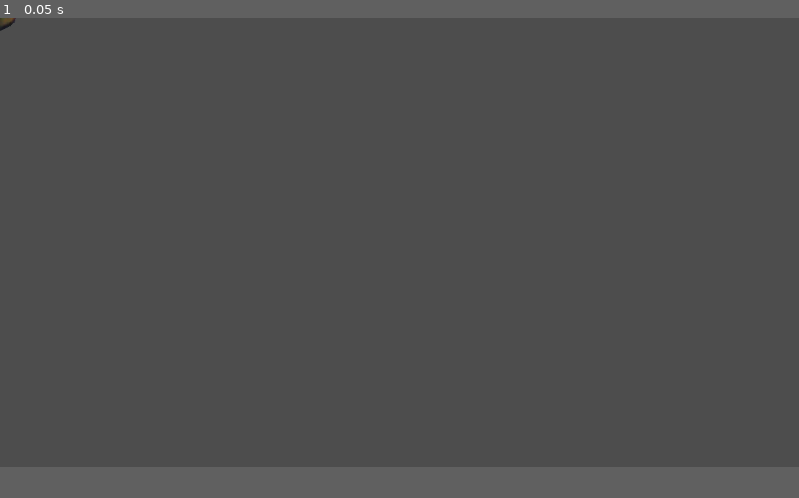
Above: before the commit, frame 1.
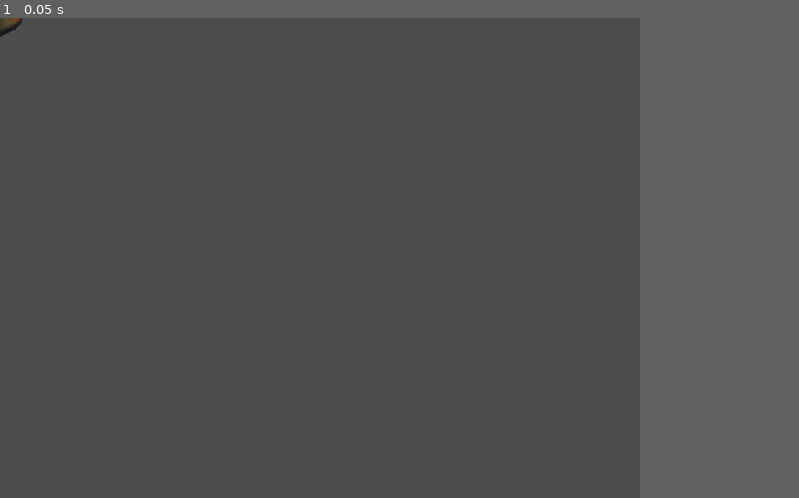
Above: after the commit, the same moment.

Repository: Chad-McThunderCode/mush_for_minijam155
Game: Godot game, scene res://Spore.tscn
Two runs of this game, one before a commit and one after it. Both use one fixed random seed, a clock stepped at 60 frames per second and the inputs below. The project has no main scene, so this scene is started directly.
Inputs:
- Up to frame 1 (0.05 s): no input
In our replay, the window is 799x449 before the commit and 640x480 after it. These sizes can differ from the game's own. Grey fills any space a smaller window leaves; there, only what the larger window draws over its background counts as a difference.

The runs differ from the first frame. In frame 1, less than 0.1% of the frame differs, in the area x 0-3%, y 0-4%.

Commit message:
traits.mutationModifier ALWAYS resets to 0 for no reason. Only key-value pair in dict with this behavior, is not int typed

Diff:
--- a/Spore.tscn
+++ b/Spore.tscn
@@ -18,10 +18,27 @@
 "speed": 5.0
 }]
 
-[node name="Node2D" type="Node2D"]
+[sub_resource type="CircleShape2D" id="CircleShape2D_chqlc"]
+radius = 34.9285
 
-[node name="Traits" type="Node" parent="."]
+[node name="Traits" type="Node2D"]
 script = ExtResource("1_hj3jc")
 
 [node name="AnimatedSprite2D" type="AnimatedSprite2D" parent="."]
 sprite_frames = SubResource("SpriteFrames_om1rm")
+
+[node name="Area2D" type="Area2D" parent="."]
+
+[node name="CollisionShape2D" type="CollisionShape2D" parent="Area2D"]
+shape = SubResource("CircleShape2D_chqlc")
+
+[node name="ItemList" type="ItemList" parent="."]
+visible = false
+offset_right = 200.0
+offset_bottom = 500.0
+size_flags_horizontal = 3
+size_flags_vertical = 3
+
+[connection signal="input_event" from="Area2D" to="." method="onInputEvent"]
+[connection signal="mouse_entered" from="Area2D" to="." method="onInfoDrawRequest"]
+[connection signal="mouse_exited" from="Area2D" to="." method="onMouseLeft"]
--- a/classes/Traits.gd
+++ b/classes/Traits.gd
@@ -1,88 +1,129 @@
 class_name Traits
-extends Node
+extends Node2D
 
-@export var sporeStorage : float
-@export var sporeMass : float
-@export var nutrientNeed : float
-@export var mutationRate : float
-@export var mutationMultiplier : float
-@export var critRate : float # ignores formula, no downside to upside
-@export var bodySize : float
-@export var bodyCount : float
-@export var competitiveness : float
+@export var traits = {
+	"sporeStorage" : 0,
+	"sporeMass" : 0,
+	"nutrientNeed" : 0,
+	"mutationRate" : 0,
+	"mutationMultiplier" : 0,
+	"critRate" : 0,
+	"bodySize" : 0,
+	"bodyCount" : 0,
+	"competitiveness" : 0
+	}
+
 # Called when the node enters the scene tree for the first time.
 func _ready():
-	pass # Replace with function body.
+	updateList()
 
+func sporePrint():
+	print(self)
+	var rounding = 10000
+	print("Spore Storage:", round(traits.sporeStorage*rounding)/rounding)
+	print("Spore Mass:", round(traits.sporeMass*rounding)/rounding)
+	print("Nutrient Need:", round(traits.nutrientNeed*rounding)/rounding)
+	print("Mutation Rate:", round(traits.mutationRate*rounding)/rounding)
+	print("Mutation Multiplier:", round(traits.mutationMultiplier*rounding)/rounding)
+	print("Crit Rate:", round(traits.critRate*rounding)/rounding)
+	print("Body Size:", round(traits.bodySize*rounding)/rounding)
+	print("Body Count:", round(traits.bodyCount*rounding)/rounding)
+	print("Competitiveness", round(traits.competitiveness*rounding)/rounding)
 
 # Called every frame. 'delta' is the elapsed time since the previous frame.
 func _process(delta):
 	pass
 
-func createNew():
-	sporeStorage = lerp(20, 40, randf())
-	sporeMass = lerp(10, 15, randf())
-	nutrientNeed = lerp(10, 15, randf())
-	mutationRate = lerp(0.8, 1.2, randf())
-	mutationMultiplier = lerp(0.5, 1.5, randf())
-	critRate = lerp(5, 10, randf())
-	bodySize = lerp(2, 3, randf())
-	bodyCount = lerp(3, 25/bodySize, randf())
-	competitiveness = lerp(0.5, 1.5, randf())
+func updateList():
+	for c in $ItemList.get_children():
+		$ItemList.remove_child(c)
+		c.queue_free()
+	var pos = 0
+	$ItemList.size.y = 0
+	for t in traits:
+		var text = Label.new()
+		text.text = " " + t + ": " +  str(round(traits[t]*100)/100)
+		text.position.y = pos
+		pos += 32
+		$ItemList.size.y+=32
+		$ItemList.add_child(text)
+	#$ItemList.add_child()
 
-func createFromTraits(traits : Traits) -> void:
-	sporeStorage = traits.sporeStorage
-	sporeMass = traits.sporeMass
-	nutrientNeed = traits.nutrientNeed
-	mutationRate = traits.mutationRate
-	critRate = traits.critRate
-	bodySize = traits.bodySize
-	bodyCount = traits.bodyCount
-	competitiveness = traits.competitiveness
+func createFromDefaults():
+	traits.sporeStorage = lerpf(20, 40, randf())
+	traits.sporeMass = lerpf(10, 15, randf())
+	traits.nutrientNeed = lerpf(10, 15, randf())
+	traits.mutationRate = lerpf(0.2, 0.25, randf())
+	traits.mutationMultiplier = 100#lerpf(0.5, 1.5, randf())
+	traits.critRate = lerpf(25, 35, randf())
+	traits.bodySize = lerpf(2, 3, randf())
+	traits.bodyCount = lerpf(3, 25/traits.bodySize, randf())
+	traits.competitiveness = lerpf(0.5, 1.5, randf())
+	updateList()
+
+func createFromTraits(other : Traits) -> void:
+	for t in other.traits:
+		traits[t] = other.traits[t]
+		print(t is int)
+	print("Here it's ", traits.mutationMultiplier)
+	updateList()
 
 func calculateStep(largerBetter : bool = true) -> float:
 	var value = 0
-	if(randf() < mutationRate):
-		value = (randf() - 0.5) * 2 * mutationMultiplier# -1 to 1
-		if(value > 0.0 and not largerBetter and randf() < critRate):
+	if(randf() < traits.mutationRate):
+		value = (randf() - 0.5) * 2 * traits.mutationMultiplier# -1 to 1
+		if(value > 0.0 and not largerBetter and randf() < traits.critRate):
 			value *= -1
 	return value
 
 func mutate() -> void:
 	# extra modifiers:
-	sporeStorage += calculateStep(true)
-	sporeMass += calculateStep(false)
-	nutrientNeed += calculateStep(false)
-	mutationRate += calculateStep(false)
-	critRate += calculateStep(true)
-	bodySize += calculateStep(true)
-	bodyCount += calculateStep(true)
-	competitiveness += calculateStep(true)
+	traits.sporeStorage += calculateStep(true)
+	traits.sporeMass += calculateStep(false)
+	traits.nutrientNeed += calculateStep(false)
+	traits.mutationRate += calculateStep(false)
+	traits.critRate += calculateStep(true)
+	traits.bodySize += calculateStep(true)
+	traits.bodyCount += calculateStep(true)
+	traits.competitiveness += calculateStep(true)
 
 	# Phenotype:
 	# body size
-	if(randf() < mutationRate):
+	if(randf() < traits.mutationRate):
 		var value = randf() / 5
-		bodySize *= 0.9 + value
-		nutrientNeed *= 0.9 + value # 0.9 : 1.1
+		traits.bodySize *= 0.9 + value
+		traits.nutrientNeed *= 0.9 + value # 0.9 : 1.1
 	# body count
-	if(randf() < mutationRate):
+	if(randf() < traits.mutationRate):
 		var value = randf() / 5
-		bodyCount *= 0.9 + value
-		nutrientNeed *= 0.9 + value # 0.9 : 1.1
-	if(randf() < mutationRate):
+		traits.bodyCount *= 0.9 + value
+		traits.nutrientNeed *= 0.9 + value # 0.9 : 1.1
+	if(randf() <traits.mutationRate):
 		var value = randf() / 5
-		sporeMass *= 0.9 + value
-		sporeStorage *= 0.9 + value
+		traits.sporeMass *= 0.9 + value
+		traits.sporeStorage *= 0.9 + value
 
-func breed(traits : Traits) -> Traits:
+func breed(other : Traits) -> Traits:
 	var t = Traits.new()
-	t.sporeStorage = lerp(sporeStorage, traits.sporeStorage, randf())
-	t.sporeMass = lerp(sporeMass, traits.sporeMass, randf())
-	t.nutrientNeed = lerp(nutrientNeed, traits.nutrientNeed, randf())
-	t.mutationRate = lerp(mutationRate, traits.mutationRate, randf())
-	t.critRate = lerp(critRate, traits.critRate, randf())
-	t.bodySize = lerp(bodySize, traits.bodySize, randf())
-	t.bodyCount = lerp(bodyCount, traits.bodyCount, randf())
-	t.competitiveness = lerp(competitiveness, traits.competitiveness, randf())
+	t.traits.sporeStorage = lerpf(traits.sporeStorage, other.traits.sporeStorage, randf())
+	t.traits.sporeMass = lerpf(traits.sporeMass, other.traits.sporeMass, randf())
+	t.traits.nutrientNeed = lerpf(traits.nutrientNeed, other.traits.nutrientNeed, randf())
+	t.traits.mutationRate = lerpf(traits.mutationRate, other.traits.mutationRate, randf())
+	t.traits.critRate = lerpf(traits.critRate, other.traits.critRate, randf())
+	t.traits.bodySize = lerpf(traits.bodySize, other.traits.bodySize, randf())
+	t.traits.bodyCount = lerpf(traits.bodyCount, other.traits.bodyCount, randf())
+	t.traits.competitiveness = lerpf(traits.competitiveness, other.traits.competitiveness, randf())
 	return t
+
+func onInfoDrawRequest():
+	$ItemList.visible = true
+	$ItemList.global_position = get_global_mouse_position() +  Vector2(20, 0)
+
+
+func onMouseLeft():
+	$ItemList.visible = false
+
+
+func onInputEvent(viewport, event, shape_idx):
+	if event is InputEventMouseButton and event.pressed:
+		get_parent().addPartner(self)
--- a/project.godot
+++ b/project.godot
@@ -13,3 +13,8 @@
 config/name="Mush For Minijam 155"
 config/features=PackedStringArray("4.2", "Forward Plus")
 config/icon="res://icon.svg"
+
+[display]
+
+window/size/viewport_width=640
+window/size/viewport_height=480
--- /dev/null
+++ b/sporeView.gd
@@ -0,0 +1,38 @@
+extends Node2D
+
+const SPORE = preload("res://Spore.tscn")
+var partners = []
+# Called when the node enters the scene tree for the first time.
+func _ready():
+	generateSpores(2)
+	var t = get_children()[0].breed(get_children()[1])
+	t.sporePrint()
+
+func generateSpores(density):
+	for i in range(0, density):
+		var t = SPORE.instantiate()
+		t.createFromDefaults()
+		t.position = Vector2(randf()*300, randf()*300)
+		add_child(t)
+		#t.sporePrint()
+# Called every frame. 'delta' is the elapsed time since the previous frame.
+func _process(delta):
+	pass
+
+func addPartner(partner : Traits) -> void:
+	partners.push_back(partner)
+	if(len(partners) == 2):
+		var s = SPORE.instantiate()
+		s.position = Vector2(randf() * 300, randf() * 300)
+		s.createFromTraits(partners[0].breed(partners[1]))
+		print("before mutate")
+		s.sporePrint()
+		print("after mutate:")
+		s.mutate()
+		s.sporePrint()
+		for i in get_children():
+			remove_child(i)
+		add_child(s)
+		for i in partners:
+			add_child(i)
+		partners = []
--- /dev/null
+++ b/sporeView.tscn
@@ -0,0 +1,6 @@
+[gd_scene load_steps=2 format=3 uid="uid://dq1m7lh16ar63"]
+
+[ext_resource type="Script" path="res://sporeView.gd" id="1_bx607"]
+
+[node name="Node2D" type="Node2D"]
+script = ExtResource("1_bx607")
Not shown: 1 places in Spore.tscn that only renumber resources
